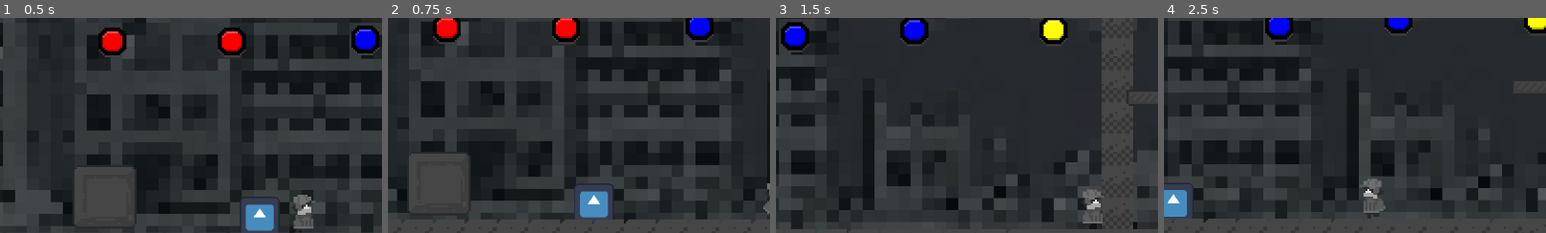
Above: before the commit, frames 1-4 (left to right).
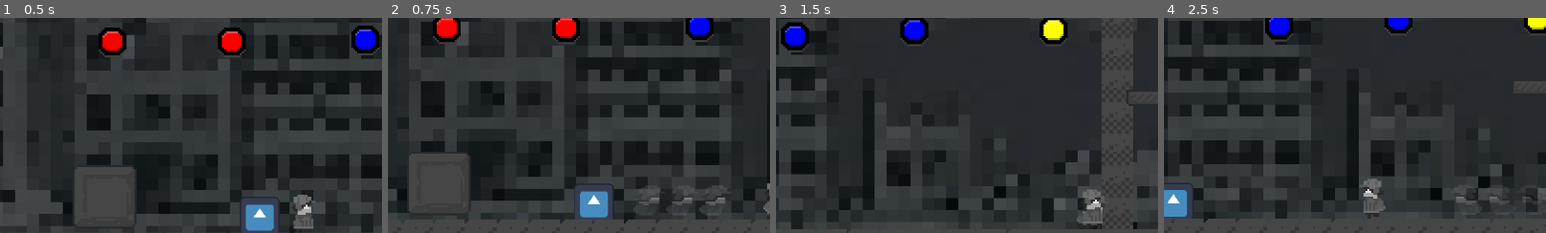
Above: after the commit, the same moments.

Repository: HimeWoo/untitled-paint-game
Game: Godot game, scene res://scenes/item_test.tscn
Two runs of this game, one before a commit and one after it. Both use one fixed random seed, a clock stepped at 60 frames per second and the inputs below. This scene is started directly instead of the project's main scene. The engine's default icon, where the game draws it, is replaced by a stand-in: a white triangle on a blue panel in a dark square.
Inputs (mouse positions are % of the whole screen's width and height, from its top left):
- Up to frame 1 (0.5 s): no input
- Up to frame 2 (0.75 s): tap Enter (queue_confirm) at 0.5 s; move the mouse to (45, 70) at 0.52 s; hold D (move_right) from 0.53 s (still down); tap M (dash) at 0.6 s; click (45, 70) at 0.67 s
- Up to frame 3 (1.5 s): keep holding D (move_right); tap Space (jump) at 0.77 s; move the mouse to (80, 65) at 1.27 s; tap M (dash) at 1.35 s
- Up to frame 4 (2.5 s): tap Space (jump) at 1.52 s; move the mouse to (20, 35) at 2.02 s; release D (move_right) at 2.03 s; hold A (move_left) from 2.03 s (still down); hold S (look_down) from 2.03 s (still down); tap M (dash) at 2.3 s
The pictures show only the part of the screen within x 10-60%, y 28-78%; the shares and areas given below are measured in that part.

Frame 1 is identical in both runs. In frame 2, 0.5% of the frame differs, in the area x 65-89%, y 78-92%; in frame 3, less than 0.1%; in frame 4, 0.3%.

Commit message:
dash vfx

Diff:
--- /dev/null
+++ b/untitled-paint-game/scenes/dash-effect.tscn
@@ -0,0 +1,6 @@
+[gd_scene load_steps=2 format=3 uid="uid://drq45or4dmd4a"]
+
+[ext_resource type="Script" uid="uid://xbs05qmv12qv" path="res://scripts/dash_effect.gd" id="1_lpdw1"]
+
+[node name="DashEffect" type="Sprite2D"]
+script = ExtResource("1_lpdw1")
--- /dev/null
+++ b/untitled-paint-game/scripts/dash_effect.gd
@@ -0,0 +1,12 @@
+extends Sprite2D
+
+@export var fade_duration: float = 0.3
+
+func _ready() -> void:
+	# starts off half-transparent
+	modulate.a = 0.5
+
+	# fades out
+	var tween = create_tween()
+	tween.tween_property(self, "modulate:a", 0.0, fade_duration)
+	tween.tween_callback(queue_free)
--- a/untitled-paint-game/scripts/player.gd
+++ b/untitled-paint-game/scripts/player.gd
@@ -58,6 +58,11 @@
 
 var post_dash_contact_timer: float = 0.0
 
+@export_group("Dash VFX")
+@export var dash_ghost_scene: PackedScene = preload("res://scenes/dash-effect.tscn")
+@export var dash_ghost_interval: float = 0.02
+
+var dash_ghost_timer: float = 0.0
 
 # MOVEMENT – ACCEL/DECEL
 @export_group("Movement - Accel / Decel")
@@ -152,7 +157,7 @@
 
 	# Dash and horizontal movement
 	# Now using the correctly modified dash/move speeds
-	_handle_dash_input(current_dash_speed)
+	_handle_dash_input(delta, current_dash_speed)
 	_handle_horizontal_movement(delta, current_speed)
 
 	# Paint queue input
@@ -369,7 +374,7 @@
 		velocity.y *= 0.5
 
 
-func _handle_dash_input(current_dash_speed: float) -> void:
+func _handle_dash_input(delta: float, current_dash_speed: float) -> void:
 	if Input.is_action_just_pressed("dash") and dash_cooldown_timer <= 0.0 and not is_dashing and is_on_floor():
 		var left := Input.is_action_pressed("move_left")
 		var right := Input.is_action_pressed("move_right")
@@ -383,6 +388,23 @@
 	if is_dashing:
 		horizontal_momentum = dash_direction * current_dash_speed
 
+		dash_ghost_timer -= delta
+		if dash_ghost_timer <= 0.0:
+			_spawn_dash_ghost()
+			dash_ghost_timer = dash_ghost_interval
+
+func _spawn_dash_ghost() -> void:
+	if dash_ghost_scene == null:
+		return
+
+	var ghost: Sprite2D = dash_ghost_scene.instantiate()
+	get_parent().add_child(ghost)
+
+	# Copy player's appearance
+	ghost.global_position = sprite.global_position
+	ghost.texture = sprite.sprite_frames.get_frame_texture(sprite.animation, sprite.frame)
+	ghost.flip_h = sprite.flip_h
+	ghost.scale = sprite.scale
 
 func _handle_horizontal_movement(delta: float, current_speed: float) -> void:
 	if not is_dashing:
Not shown, added: untitled-paint-game/scripts/dash_effect.gd.uid
